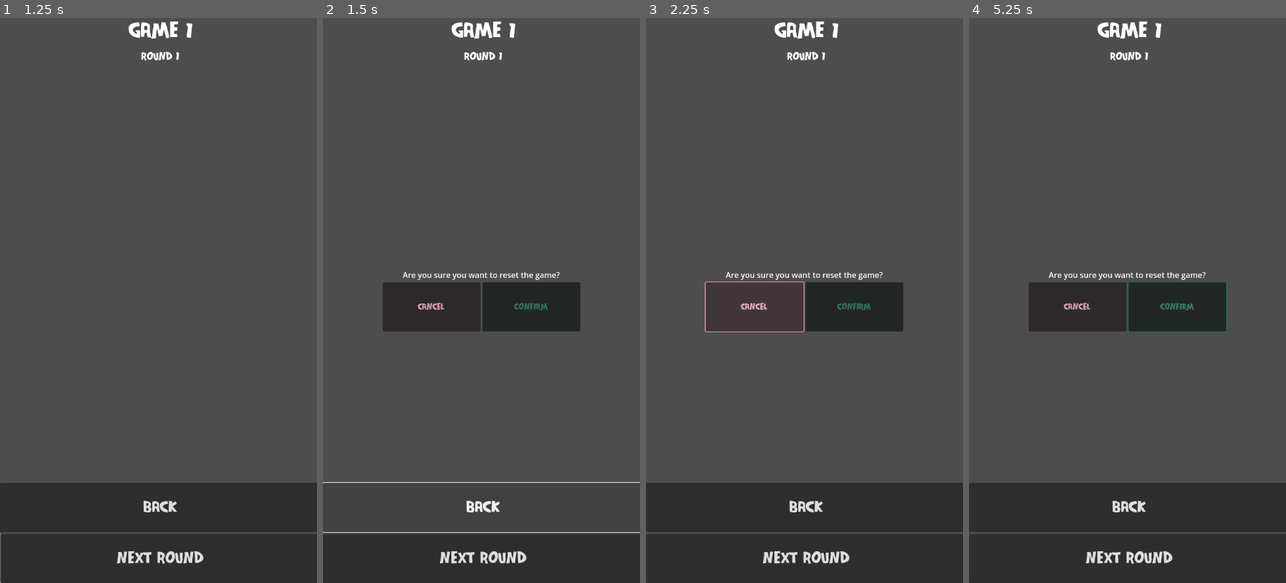
Above: before the commit, frames 1-4 (left to right).
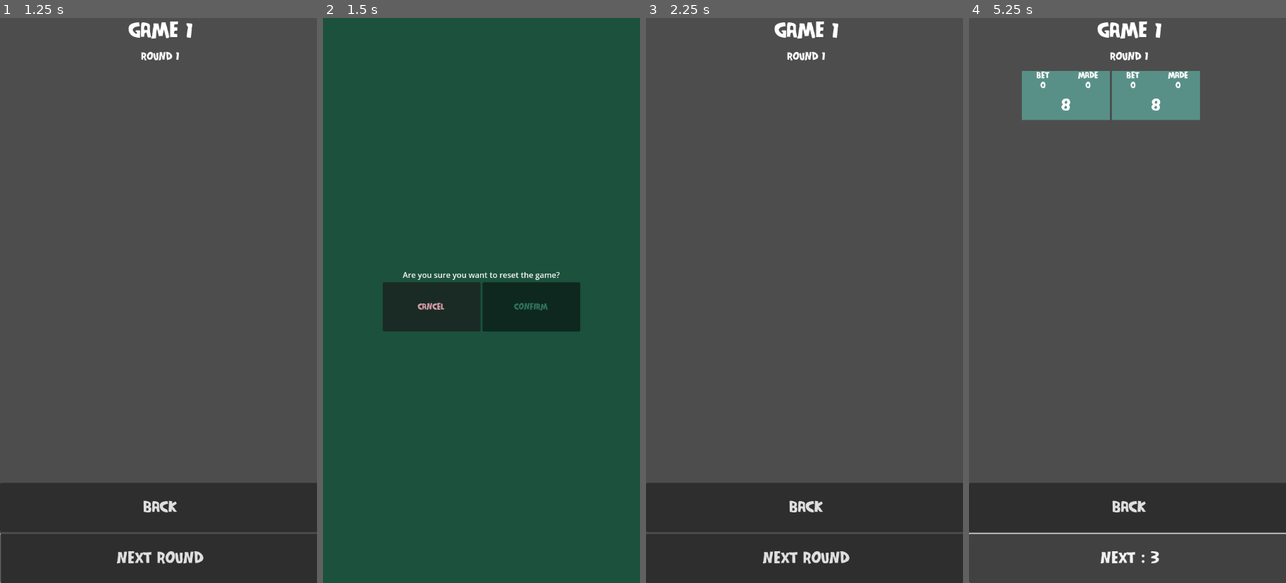
Above: after the commit, the same moments.

Repository: fakeplayerr/whistscore
Game: Godot game, scene res://scenes/game.tscn
The game is run twice, just before and just after one commit, with the same random seed, the same clock (stepped at 60 frames per second) and the same inputs.
Inputs (mouse positions are in pixels of both pictures, inside the frame that each line leads up to):
- Up to frame 1 (1.25 s): click "New Game" at 0.5 s
- Up to frame 2 (1.5 s): click "Back" at 1.25 s
- Up to frame 3 (2.25 s): click "Cancel" at 2 s
- Up to frame 4 (5.25 s): click (1178, 306) at 2.75 s, where only the run before the commit has a clickable "Confirm"; click (1178, 306) at 3.5 s, where only the run before the commit has a clickable "Confirm"; click "Next Round" at 4.25 s; click "Next Round" (after the commit: "Next : 2") at 5 s

Frame 1 is identical in both runs. In frame 2, 95% of the frame differs, in the area x 0-100%, y 0-100%; in frame 3, 3.2%; in frame 4, 11%.

Commit message:
add confirm dialog

Diff:
--- a/project.godot
+++ b/project.godot
@@ -29,7 +29,7 @@
 
 [editor_plugins]
 
-enabled=PackedStringArray("res://addons/gut/plugin.cfg")
+enabled=PackedStringArray()
 
 [rendering]
 
--- a/resources/game.gd
+++ b/resources/game.gd
@@ -18,8 +18,16 @@
 @onready var quit_game_dialog = preload("res://scenes/dialog.tscn")
 
 func _ready() -> void:
+	set_defaults()
 
-	set_defaults()
+
+func wait_confirm(answer):
+	print(answer)
+	if answer == 1:
+		var tween = get_tree().create_tween().bind_node(self).set_ease(Tween.EASE_OUT)
+		tween.tween_property($StartScreen, "position", Vector2(0,0),0.2)
+		var tween2 = get_tree().create_tween().bind_node(self).set_ease(Tween.EASE_OUT)
+		tween2.tween_property($GameScreen, "position", Vector2($GameScreen.size.x,0),0.2)
 
 func add_player_name(player_name):
 	if player_name != "":
@@ -42,18 +50,8 @@
 
 func back_to_start_menu():
 	var dialog = quit_game_dialog.instantiate()
-	dialog.position = get_window().position
-	print(get_window().position.x)
-	print(get_window().position / 2)
+	dialog.connect("confirm",wait_confirm)
 	add_child(dialog)
-	print("CALLED")
-#	var tween = get_tree().create_tween().bind_node(self).set_ease(Tween.EASE_OUT)
-#	tween.tween_property($StartScreen, "position", Vector2(0,0),0.2)
-#	var tween2 = get_tree().create_tween().bind_node(self).set_ease(Tween.EASE_OUT)
-#	tween2.tween_property($GameScreen, "position", Vector2($GameScreen.size.x,0),0.2)
-#	dialog.queue_free()
-
-
 
 func set_defaults():
 	# set game text
@@ -127,10 +125,11 @@
 	print($StartScreen/PlayerCount/OptionButton.get_item_text(index))
 	globals.number_of_players = button_number_of_players.get_item_text(index)
 	print("GLOBALS: ", globals.number_of_players)
+	globals.clear_rounds()
+	globals.create_rounds()
 	refresh_players_table()
 	refresh_round_list_table()
 	refresh_round_list_grid()
-	globals.create_rounds()
 
 
 func _on_next_button_up() -> void:
--- a/scenes/dialog.gd
+++ b/scenes/dialog.gd
@@ -1,19 +1,17 @@
 extends Control
 
+signal confirm
 
-# Called when the node enters the scene tree for the first time.
-func _ready():
-	pass # Replace with function body.
-
-
-# Called every frame. 'delta' is the elapsed time since the previous frame.
-func _process(delta):
-	pass
-
+enum {
+	NO,
+	YES
+}
 
 func _on_confirm_pressed():
-	print("confirm")
+	confirm.emit(YES)
+	queue_free()
 
 
 func _on_cancel_pressed():
-	print("cancel")
+	confirm.emit(NO)
+	queue_free()
--- a/scenes/dialog.tscn
+++ b/scenes/dialog.tscn
@@ -1,7 +1,10 @@
-[gd_scene load_steps=3 format=3 uid="uid://dupj7lnwyfb40"]
+[gd_scene load_steps=4 format=3 uid="uid://dupj7lnwyfb40"]
 
 [ext_resource type="Script" path="res://scenes/dialog.gd" id="1_qo311"]
 [ext_resource type="Theme" uid="uid://bed6prpoafpry" path="res://assets/theme.tres" id="1_upqw6"]
+
+[sub_resource type="StyleBoxFlat" id="StyleBoxFlat_fqx0j"]
+bg_color = Color(0.105882, 0.317647, 0.239216, 1)
 
 [node name="Dialog" type="Control"]
 layout_mode = 3
@@ -11,6 +14,15 @@
 grow_horizontal = 2
 grow_vertical = 2
 script = ExtResource("1_qo311")
+
+[node name="Panel" type="Panel" parent="."]
+layout_mode = 1
+anchors_preset = 15
+anchor_right = 1.0
+anchor_bottom = 1.0
+grow_horizontal = 2
+grow_vertical = 2
+theme_override_styles/panel = SubResource("StyleBoxFlat_fqx0j")
 
 [node name="VBoxContainer" type="VBoxContainer" parent="."]
 layout_mode = 1
